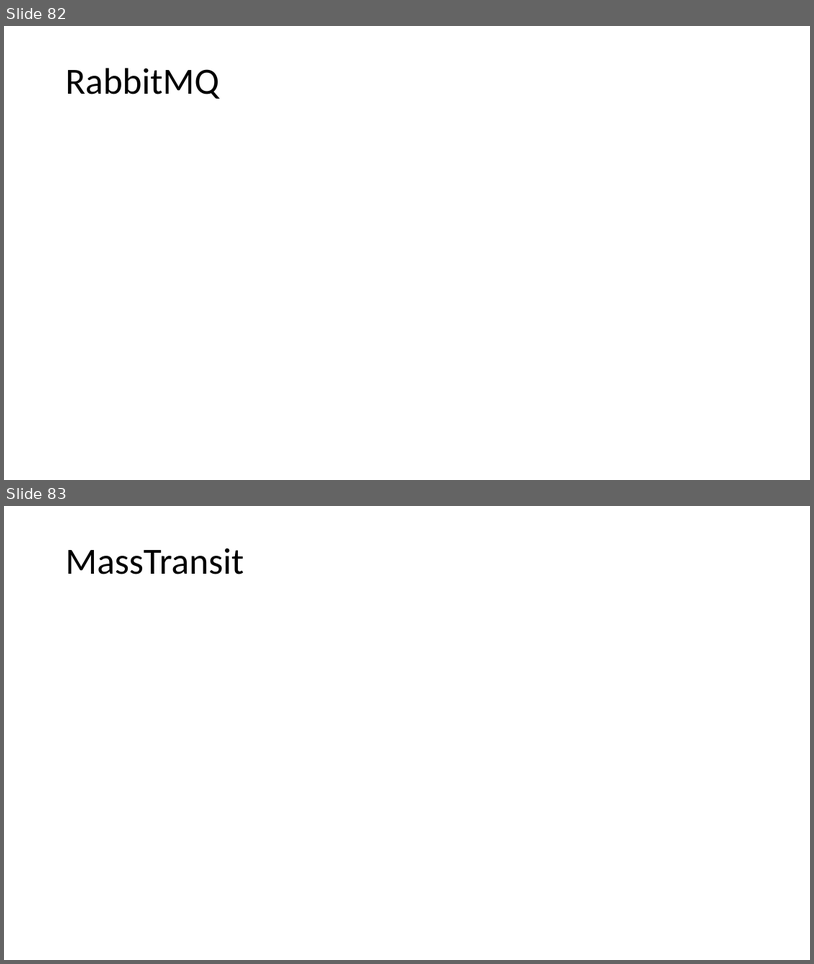
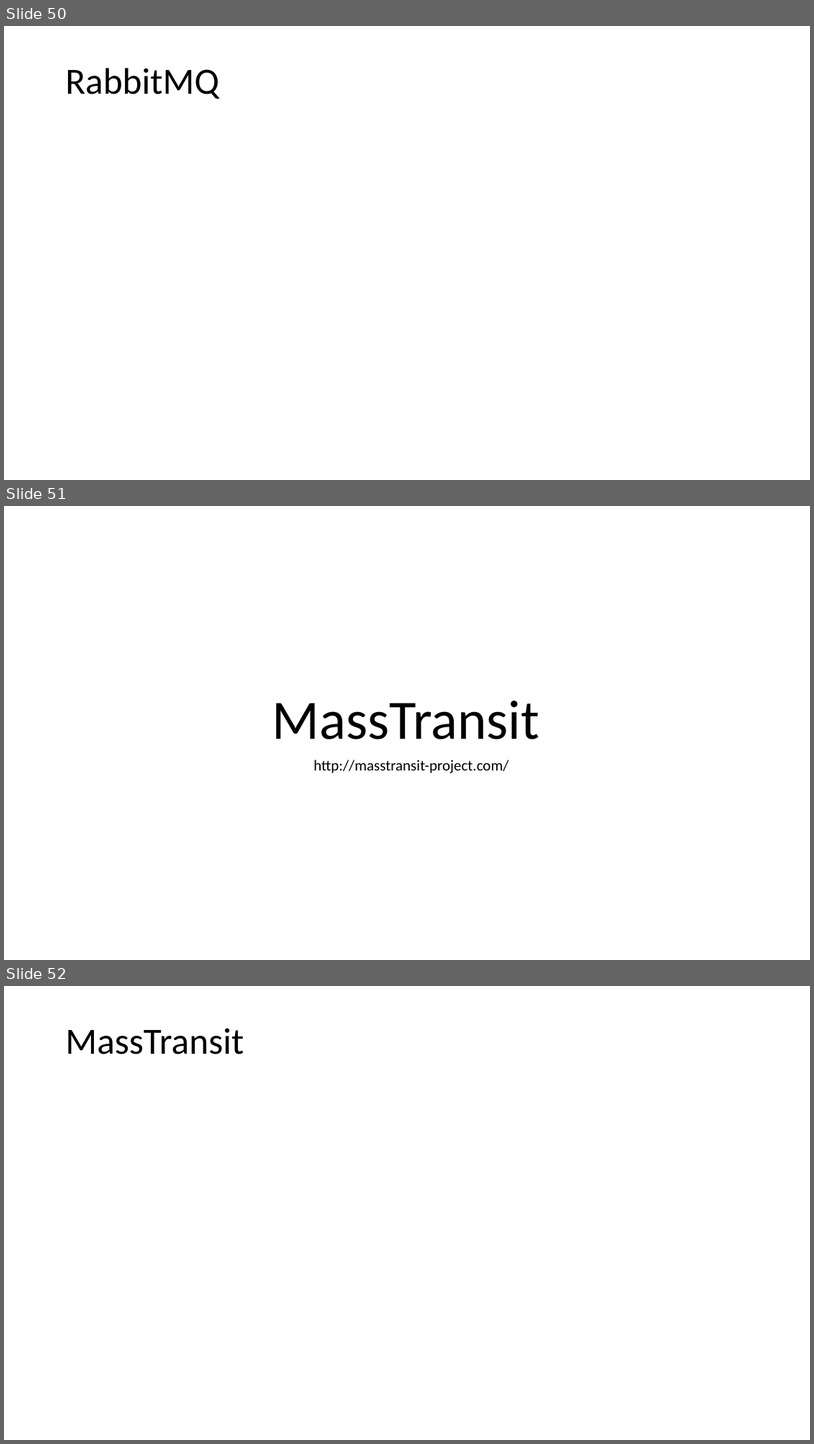
Before and after one commit to axzxs2001/HisMicroserviceSample, a slide deck: HisMicroserviceSample/Doc/基于.net core微服务.pptx. Shown one above the other, each under a label of ours: slides 82 and 83 before the commit, slides 50, 51 and 52 after it. The pictures are 814x964 and 814x1444 pixels, drawn with LibreOffice and Linux fonts; fonts in the diff are those of the drawing; background and template pictures are left out. Boxes give left, top, right and bottom in pixels: in the first picture for what was removed or moved away, otherwise in the second. Text is boxed around its words. In the diff, an @@ line names an element or a change of style, - is before the commit and + after.

```diff
--- a/HisMicroserviceSample/Doc/基于.net core微服务.pptx
+++ b/HisMicroserviceSample/Doc/基于.net core微服务.pptx
@@ slide 51 added at [4, 506, 810, 960], background #FFFFFF @@
@@ text added at [273, 700, 540, 739], 66 pt, text #000000 @@
+MassTransit
@@ text added at [314, 759, 509, 773], 18 pt, text #000000 @@
+http://masstransit-project.com/
@@ what was slide 82 is now slide 50 @@
@@ what was slide 83 is now slide 52 @@
```
Also in this commit, not shown: 1 slide changed, 5 other slides added, 2 slides removed, 5 other files.
